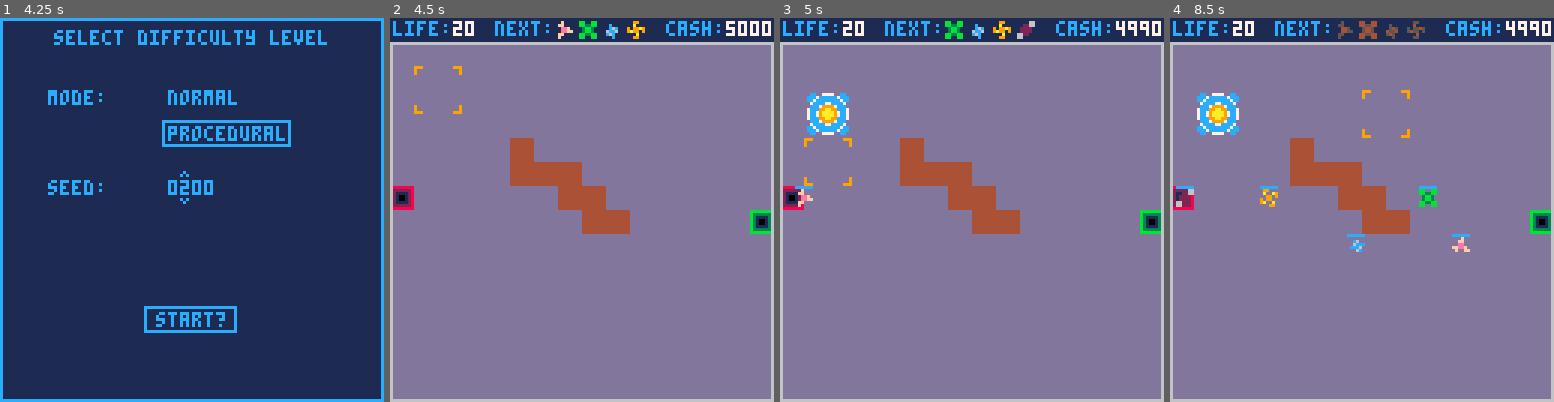
Above: before the commit, frames 1-4 (left to right).
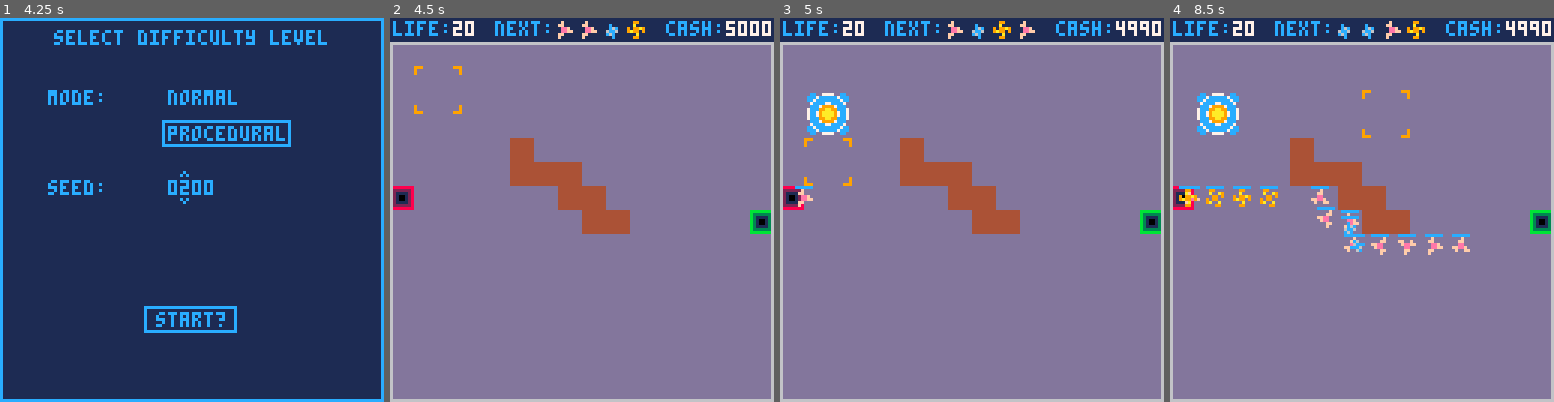
Above: after the commit, the same moments.

Repository: langchr86/pico-bubble-towers
Game: PICO-8 cartridge pico-proto.p8
Same seed, same stepped clock (60 frames per second), same inputs: the game is played once before the commit and once after it.
Inputs:
- Up to frame 1 (4.25 s): tap O (Z key) at 0.33, 0.7, 1.43, 2.22, 3.1, 3.98 s; tap X (X key) at 1.07, 2.07, 2.4, 2.73, 3.07, 3.4, 3.73, 4.07 s; hold Left 1.97-2.37 s; hold Down 2.42-2.82 s; hold Right 2.87-3.53 s; hold Up 3.58-4.08 s; hold Right from 4.13 s (still down)
- Up to frame 2 (4.5 s): keep holding Right; tap X (X key) at 4.4 s
- Up to frame 3 (5 s): release Right at 4.53 s; hold Down from 4.58 s (still down); tap X (X key) at 4.73 s; tap O (Z key) at 4.87 s
- Up to frame 4 (8.5 s): tap X (X key) every 0.33 s from 5.07 to 8.4 s; release Down at 5.08 s; hold Left 5.13-5.8 s; tap O (Z key) every 0.88 s from 5.75 to 8.4 s; hold Up 5.85-6.18 s; hold Left 6.23-6.63 s; hold Down 6.68-7.08 s; hold Right 7.13-7.8 s; hold Up 7.85-8.35 s; hold Right from 8.4 s (still down)

Frame 1 is identical in both runs. In frame 2, 0.2% of the frame differs, in the area x 49-54%, y 0-6%; in frame 3, 0.3%; in frame 4, 2.0%, in the area x 1-72%, y 0-62%.

Commit message:
add CreateProceduralWaveList()

Diff:
--- a/src/difficulty_selection.lua
+++ b/src/difficulty_selection.lua
@@ -93,8 +93,11 @@
   elseif self.mode == 1 then
     self.mode = 2
   else
-    self.next_session = GameSession:New()
-    self.next_session:AddWaves(CreateWaveList(100))
+    if self.procedural then
+      self.next_session = GameSession:New(CreateProceduralWaveList(self.level))
+    else
+      self.next_session = GameSession:New(CreateWaveList(100))
+    end
   end
 end
 
--- a/src/enemy_type.lua
+++ b/src/enemy_type.lua
@@ -15,6 +15,12 @@
   REGENERATE_BOSS = 8,
   HEAVY_BOSS = 9,
 }
+
+---@param type EnemyType
+---@return boolean
+function IsBossEnemy(type)
+  return type >= EnemyType.NORMAL_BOSS
+end
 
 ---@class EnemyProperties
 ---@field sprite number
--- a/src/game_session.lua
+++ b/src/game_session.lua
@@ -18,8 +18,9 @@
 GameSession = {}
 GameSession.__index = GameSession
 
+---@param wave_list Wave[]
 ---@return GameSession
-function GameSession:New()
+function GameSession:New(wave_list)
   local o = {
     cursor = Cursor:New(),
     start = Point:New(0, 0),
@@ -30,7 +31,7 @@
     modifier_tower_list = {},
     tower_selected = nil,
     enemy_list = {},
-    wave_list = {},
+    wave_list = wave_list,
     active_wave_list = {},
     cash = 5000,
     player_life = 20,
@@ -47,13 +48,6 @@
   music(11,120)
 
   return instance
-end
-
----@param wave_list Wave[]
-function GameSession:AddWaves(wave_list)
-  for wave in all(wave_list) do
-    add(self.wave_list, wave)
-  end
 end
 
 function GameSession:SearchSpecialPoints()
--- a/src/wave.lua
+++ b/src/wave.lua
@@ -83,3 +83,35 @@
   end
   return list
 end
+
+---@param seed number
+---@return Wave[]
+function CreateProceduralWaveList(seed)
+  srand(seed)
+
+  ---@type number
+  local wave_count = flr(10 + rnd(91))
+
+  ---@type Wave[]
+  local list = {}
+
+  local last_type = EnemyType.NORMAL
+
+  for wave_index = 1, wave_count do
+    ---@type EnemyType
+    local type = flr(rnd(EnemyType.HEAVY_BOSS + 1))
+    if wave_index <= 10 or IsBossEnemy(last_type) then
+      type = flr(rnd(EnemyType.NORMAL_BOSS))
+    end
+    last_type = type
+
+    local enemy_count = flr(1 + rnd(8))
+    if IsBossEnemy(type) then
+      enemy_count = flr(1 + rnd(3))
+    end
+
+    add(list, Wave:New(enemy_count, Enemy:New(type)))
+  end
+
+  return list
+end
